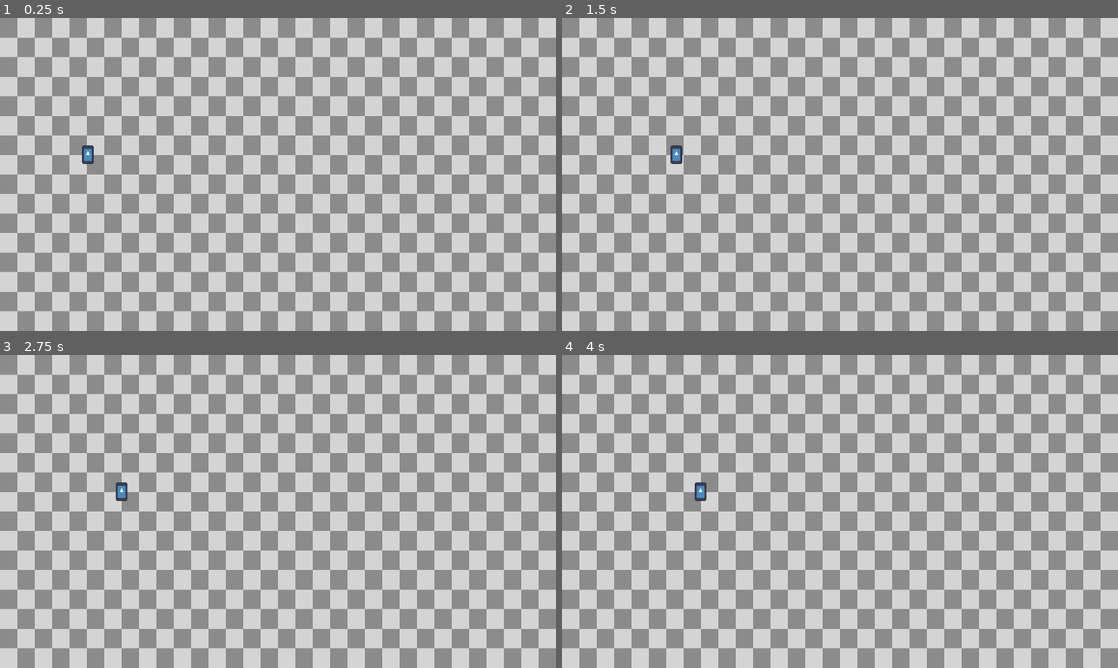
Above: before the commit, frames 1-4 (two rows, left to right).
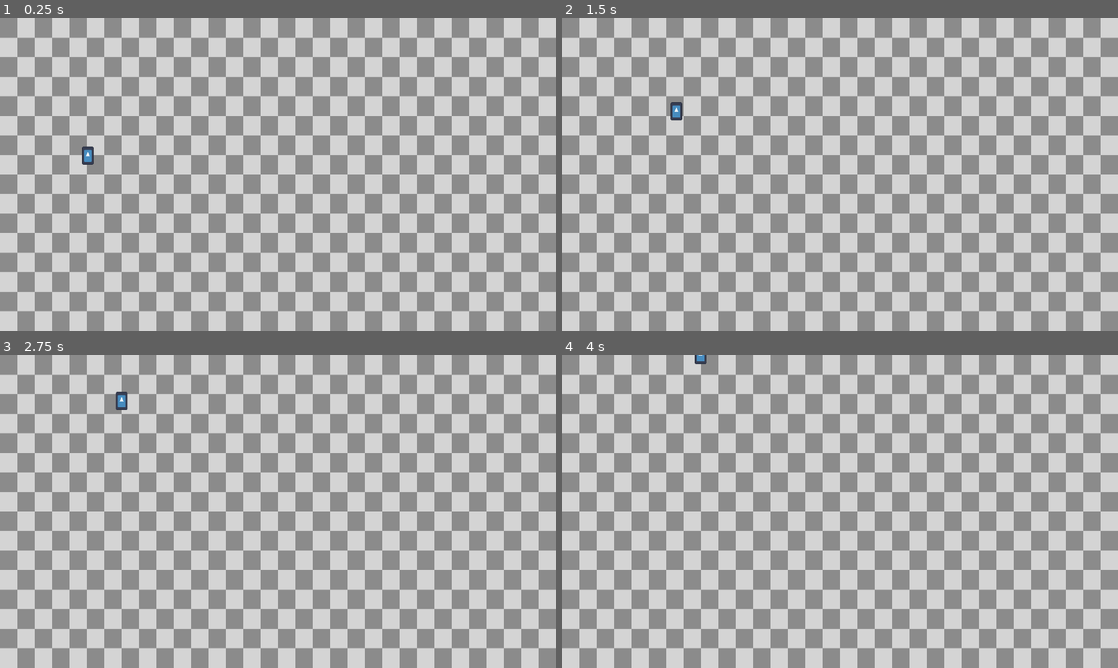
Above: after the commit, the same moments.

Repository: inukhann/AlpisteJam
Game: Godot game, scene res://scenes/map.tscn
The game is run twice, just before and just after one commit, with the same random seed, the same clock (stepped at 60 frames per second) and the same inputs. The engine's default icon, where the game draws it, is replaced by a stand-in: a white triangle on a blue panel in a dark square.
Inputs:
- Up to frame 1 (0.25 s): no input
- Up to frame 2 (1.5 s): tap Enter at 0.5 s; hold Right (MOVE_RIGHT) 0.53-1.28 s; hold W (JUMP) 0.53-1.28 s; hold Left (MOVE_LEFT) from 1.28 s (still down); tap W (JUMP) at 1.35 s
- Up to frame 3 (2.75 s): tap W (JUMP) at 1.52, 1.82 s; release Left (MOVE_LEFT) at 2.03 s; hold Right (MOVE_RIGHT) from 2.03 s (still down); hold W (JUMP) from 2.03 s (still down)
- Up to frame 4 (4 s): release W (JUMP) at 2.78 s; tap W (JUMP) at 2.85, 3.02, 3.32 s; release Right (MOVE_RIGHT) at 3.53 s; hold Left (MOVE_LEFT) from 3.53 s (still down); hold W (JUMP) from 3.53 s (still down)

The runs differ from the first frame. In frame 1, less than 0.1% of the frame differs, in the area x 14-17%, y 40-47%; in frame 2, 0.2%; in frame 3, 0.3%, in the area x 20-23%, y 11-47%; in frame 4, 0.2%.

Commit message:
v0.5
basic movement and buran stuff

Diff:
--- a/LimbPunk/project.godot
+++ b/LimbPunk/project.godot
@@ -11,7 +11,7 @@
 [application]
 
 config/name="LimbPunk"
-run/main_scene="res://scenes/map.tscn"
+run/main_scene="res://scenes/Map.tscn"
 config/features=PackedStringArray("4.0", "Forward Plus")
 config/icon="res://icon.svg"
 
@@ -51,11 +51,6 @@
 2d_render/layer_2="Enemies"
 2d_render/layer_3="Walls"
 2d_render/layer_4="Buttons"
-2d_physics/layer_1="Player"
-2d_physics/layer_2="Fase"
-2d_physics/layer_3="Inimigos"
-2d_physics/layer_4="FaseInimigos"
-2d_physics/layer_5="Botão"
 
 [rendering]
 
--- a/LimbPunk/scenes/map.tscn
+++ b/LimbPunk/scenes/map.tscn
@@ -1,7 +1,10 @@
-[gd_scene load_steps=3 format=3 uid="uid://dixdibb3jpbi5"]
+[gd_scene load_steps=4 format=3 uid="uid://dixdibb3jpbi5"]
 
-[ext_resource type="Texture2D" uid="uid://f4rm8jhpbwuv" path="res://sprites/test_tile.png" id="1_hyvv6"]
-[ext_resource type="PackedScene" uid="uid://deaj2dwrifxw5" path="res://Spark.tscn" id="2_0gj2e"]
+[ext_resource type="Texture2D" uid="uid://f4rm8jhpbwuv" path="res://sprites/test_tile.png" id="1_reajk"]
+[ext_resource type="PackedScene" uid="uid://deaj2dwrifxw5" path="res://scenes/Spark.tscn" id="2_yv3gi"]
+
+[sub_resource type="RectangleShape2D" id="RectangleShape2D_yfpq0"]
+size = Vector2(356, 20)
 
 [node name="Map" type="Control"]
 layout_mode = 3
@@ -12,7 +15,15 @@
 [node name="Sprite2D" type="Sprite2D" parent="."]
 position = Vector2(576, 324)
 scale = Vector2(4.5, 5.0625)
-texture = ExtResource("1_hyvv6")
+texture = ExtResource("1_reajk")
 
-[node name="Spark" parent="." instance=ExtResource("2_0gj2e")]
+[node name="Spark" parent="." instance=ExtResource("2_yv3gi")]
 position = Vector2(181, 284)
+
+[node name="StaticBody2D" type="StaticBody2D" parent="."]
+position = Vector2(152, 316)
+metadata/_edit_group_ = true
+
+[node name="CollisionShape2D" type="CollisionShape2D" parent="StaticBody2D"]
+position = Vector2(127, 0)
+shape = SubResource("RectangleShape2D_yfpq0")
--- a/LimbPunk/scripts/spark.gd
+++ b/LimbPunk/scripts/spark.gd
@@ -4,27 +4,32 @@
 	NORMAL, ARMLESS, LEGLESS, LIMBLESS, BODYLESS
 }
 
-var char_state
-var base_velocity = 100
-@onready var velocity_mod = 1
+const base_velocity_x = 100
+const base_velocity_y = 100
+const GRAVITY = 10
+@onready var char_state = Status.NORMAL
+@onready var velocity_mod_x = 1
+@onready var velocity_mod_y = 1
 
-func _ready():
-	#apply_central_force()
-	pass
 
-func _physics_process(_delta):
-	move_character()
+func _physics_process(delta):
+	move_character_x()
+	move_character_y()
 	move_and_slide()
 
 
-func move_character():
-	if Input.is_action_pressed("MOVE_RIGHT"):
-		set_velocity(Vector2.RIGHT * velocity_mod * base_velocity)
-	elif Input.is_action_pressed("MOVE_LEFT"):
-		set_velocity(Vector2.LEFT * velocity_mod * base_velocity)
-	else:
-		set_velocity(Vector2.ZERO)
+func move_character_x():
+	if char_state != Status.LIMBLESS:
+		if Input.is_action_pressed("MOVE_RIGHT"):
+			velocity.x = (velocity_mod_x * base_velocity_x)
+		elif Input.is_action_pressed("MOVE_LEFT"):
+			velocity.x = (velocity_mod_x * -base_velocity_x)
+		else:
+			velocity.x = 0
 
-func gameover():
-	queue_free()
-	assert(get_tree().change_scene_to_file("res://scenes/gameover.tscn") == OK)
+func move_character_y():
+	if char_state == Status.NORMAL:
+		if Input.is_action_pressed("JUMP"):
+			velocity.y = (velocity_mod_y * -base_velocity_y)
+		else:
+			velocity.y += GRAVITY
